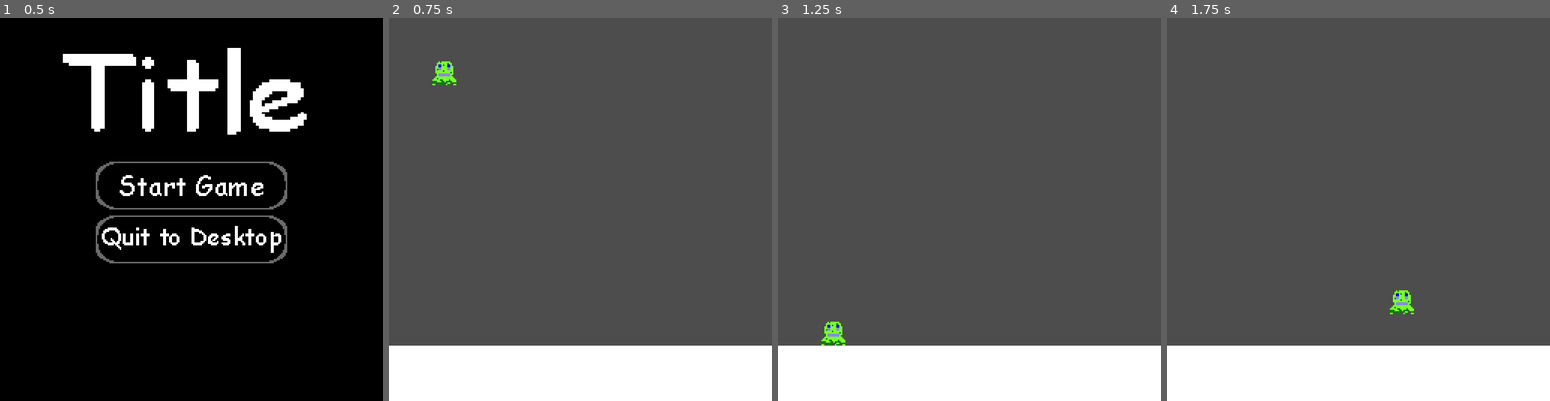
Above: before the commit, frames 1-4 (left to right).
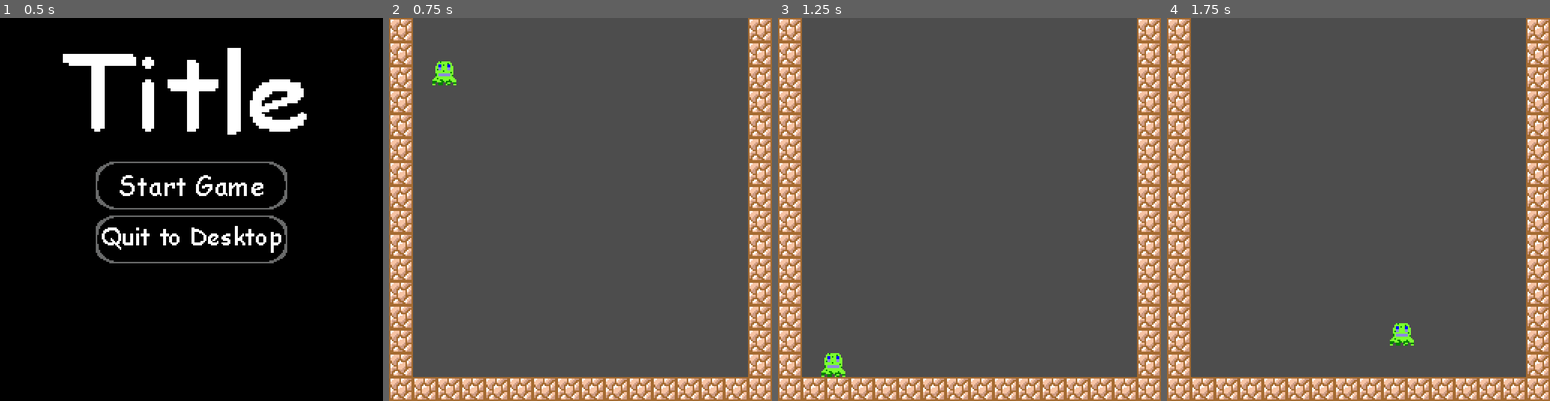
Above: after the commit, the same moments.

Repository: emmetl913/RageJumper
Game: Godot game, scene res://menus/MainMenu.tscn
The game is run twice, just before and just after one commit, with the same random seed, the same clock (stepped at 60 frames per second) and the same inputs.
Inputs (mouse positions are in pixels of both pictures, inside the frame that each line leads up to):
- Up to frame 1 (0.5 s): no input
- Up to frame 2 (0.75 s): click (580, 186) at 0.5 s
- Up to frame 3 (1.25 s): no input
- Up to frame 4 (1.75 s): hold D (move_right) from 1.28 s (still down); tap Space (jump) at 1.52 s

Frame 1 is identical in both runs. In frame 2, 24% of the frame differs, in the area x 0-100%, y 0-100%; in frame 3, 25%; in frame 4, 25%.

Commit message:
Added tile map

Diff:
--- a/worlds/main.tscn
+++ b/worlds/main.tscn
@@ -1,14 +1,23 @@
-[gd_scene load_steps=9 format=3 uid="uid://dqj5idw6k3krd"]
+[gd_scene load_steps=10 format=3 uid="uid://dqj5idw6k3krd"]
 
 [ext_resource type="Script" path="res://worlds/main.gd" id="1_85rb6"]
 [ext_resource type="PackedScene" uid="uid://b51w1y56388uq" path="res://player/Player.tscn" id="1_d5x8k"]
-[ext_resource type="PackedScene" uid="uid://b251gtklhssm8" path="res://basic_floor.tscn" id="2_avib3"]
 [ext_resource type="Texture2D" uid="uid://bqalt3x1edoj5" path="res://assets/resumebutton.png" id="3_tc27a"]
 [ext_resource type="Texture2D" uid="uid://c8wd83cioildd" path="res://assets/resumebuttonhover.png" id="4_gbfte"]
 [ext_resource type="Texture2D" uid="uid://j6clm8vt1rd" path="res://assets/mainmenubutton.png" id="5_pg2ie"]
 [ext_resource type="Texture2D" uid="uid://dxpfgikepjkec" path="res://assets/mainmenubuttonpng.png" id="6_qquf2"]
+[ext_resource type="Texture2D" uid="uid://cx2kq4con0p58" path="res://assets/tile_stone.png" id="8_q64lm"]
+
+[sub_resource type="TileSetAtlasSource" id="TileSetAtlasSource_cocb8"]
+texture = ExtResource("8_q64lm")
+0:0/0 = 0
+0:0/0/physics_layer_0/linear_velocity = Vector2(0, 0)
+0:0/0/physics_layer_0/angular_velocity = 0.0
+0:0/0/physics_layer_0/polygon_0/points = PackedVector2Array(-8, -8, 8, -8, 8, 8, -8, 8)
 
 [sub_resource type="TileSet" id="TileSet_4k1n8"]
+physics_layer_0/collision_layer = 1
+sources/0 = SubResource("TileSetAtlasSource_cocb8")
 
 [node name="main" type="Node2D"]
 script = ExtResource("1_85rb6")
@@ -20,11 +29,6 @@
 jump_max_speed = -600
 gravity = 1500
 friction = 0.6
-
-[node name="BasicFloor" parent="." instance=ExtResource("2_avib3")]
-process_mode = 1
-position = Vector2(138, 251)
-scale = Vector2(166.263, 3.20978)
 
 [node name="PauseMenu" type="Control" parent="."]
 process_mode = 3
@@ -58,6 +62,7 @@
 [node name="TileMap" type="TileMap" parent="."]
 tile_set = SubResource("TileSet_4k1n8")
 format = 2
+layer_0/tile_data = PackedInt32Array(983040, 0, 0, 983041, 0, 0, 983042, 0, 0, 983043, 0, 0, 983044, 0, 0, 983045, 0, 0, 983046, 0, 0, 983047, 0, 0, 983048, 0, 0, 983049, 0, 0, 983050, 0, 0, 983051, 0, 0, 983052, 0, 0, 983053, 0, 0, 983054, 0, 0, 983055, 0, 0, 917504, 0, 0, 851968, 0, 0, 786432, 0, 0, 720896, 0, 0, 655360, 0, 0, 589824, 0, 0, 524288, 0, 0, 458752, 0, 0, 393216, 0, 0, 327680, 0, 0, 262144, 0, 0, 196608, 0, 0, 131072, 0, 0, 65536, 0, 0, 0, 0, 0, 917519, 0, 0, 851983, 0, 0, 786447, 0, 0, 720911, 0, 0, 655375, 0, 0, 589839, 0, 0, 524303, 0, 0, 458767, 0, 0, 393231, 0, 0, 327695, 0, 0, 262159, 0, 0, 196623, 0, 0, 131087, 0, 0, 65551, 0, 0, 15, 0, 0)
 
 [connection signal="pressed" from="PauseMenu/VBoxContainer/Resume" to="." method="_on_resume_pressed"]
 [connection signal="pressed" from="PauseMenu/VBoxContainer/ReturnToMainMenu" to="." method="_on_return_to_main_menu_pressed"]
